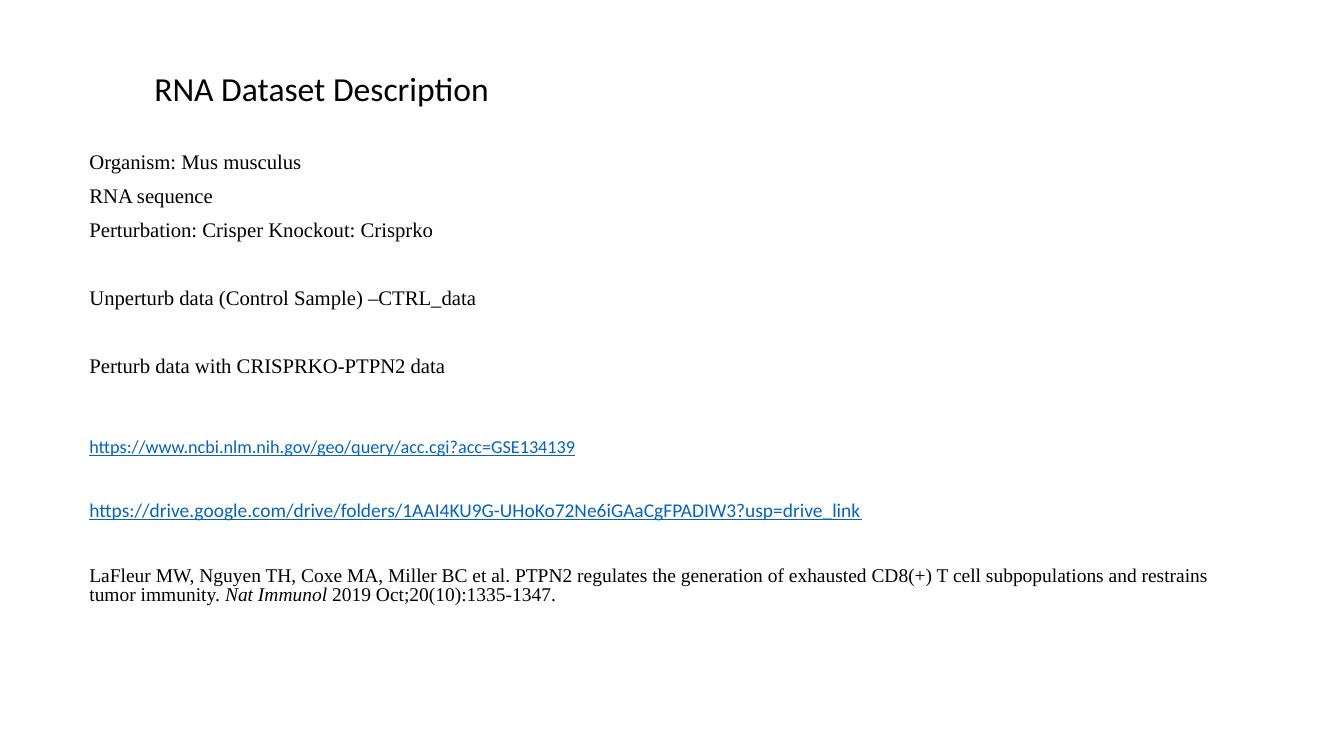
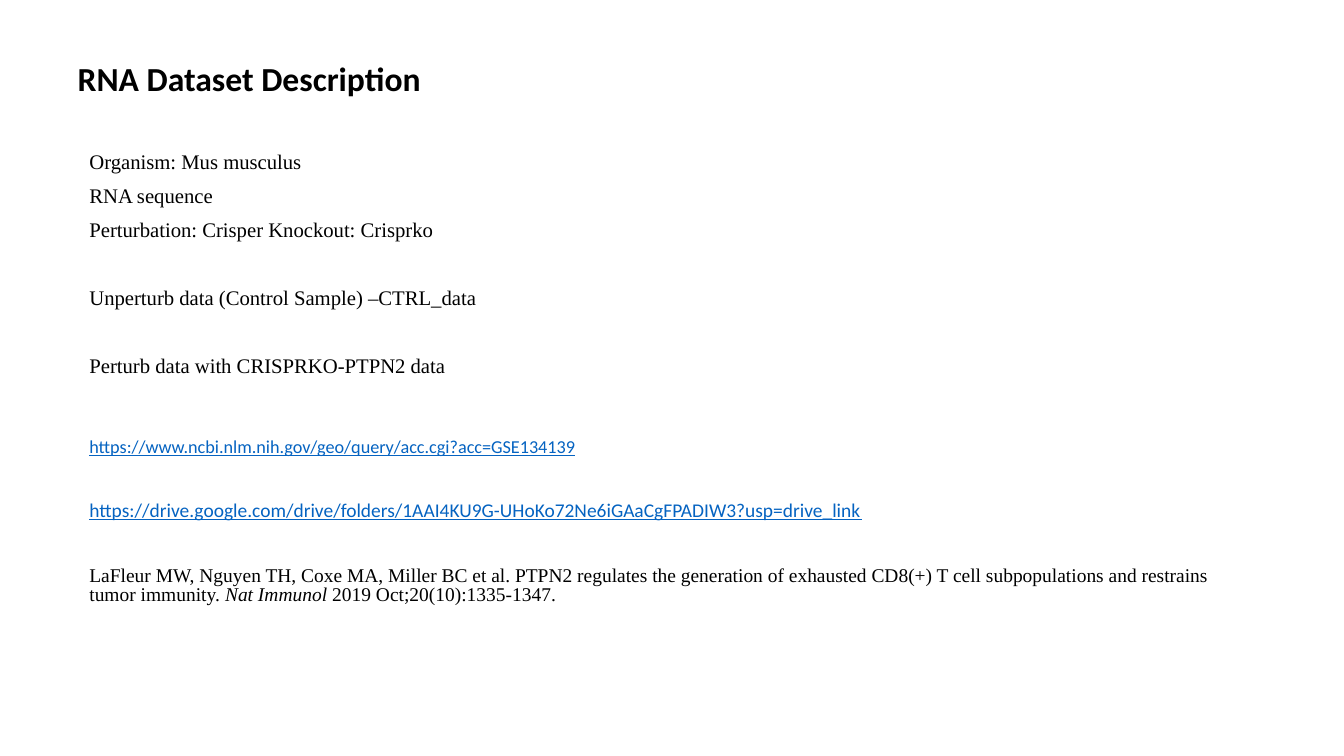
Before and after one commit to boabangf/GNN_RL_gene_trajectory_perturbation, a slide deck: slide 10 of ppt slides for omic codeathon (1) (1).pptx. Drawn at 1344x756 pixels with LibreOffice and Linux fonts; fonts in the diff are those of the drawing. Boxes give left, top, right and bottom in pixels: in the first picture for what was removed or moved away, otherwise in the second. Text is boxed around its words. In the diff, an @@ line names an element or a change of style, - is before the commit and + after.

```diff
--- a/ppt slides for omic codeathon (1) (1).pptx
+++ b/ppt slides for omic codeathon (1) (1).pptx
@@ title "RNA Dataset Description": place and size @@
-title "RNA Dataset Description" at <box>154,77,489,107</box>
+title "RNA Dataset Description" at <box>78,67,420,97</box>
@@ title "RNA Dataset Description" at <box>78,67,420,97</box>: bold on @@
```
Also in this commit, not shown: 3 other slides changed.
